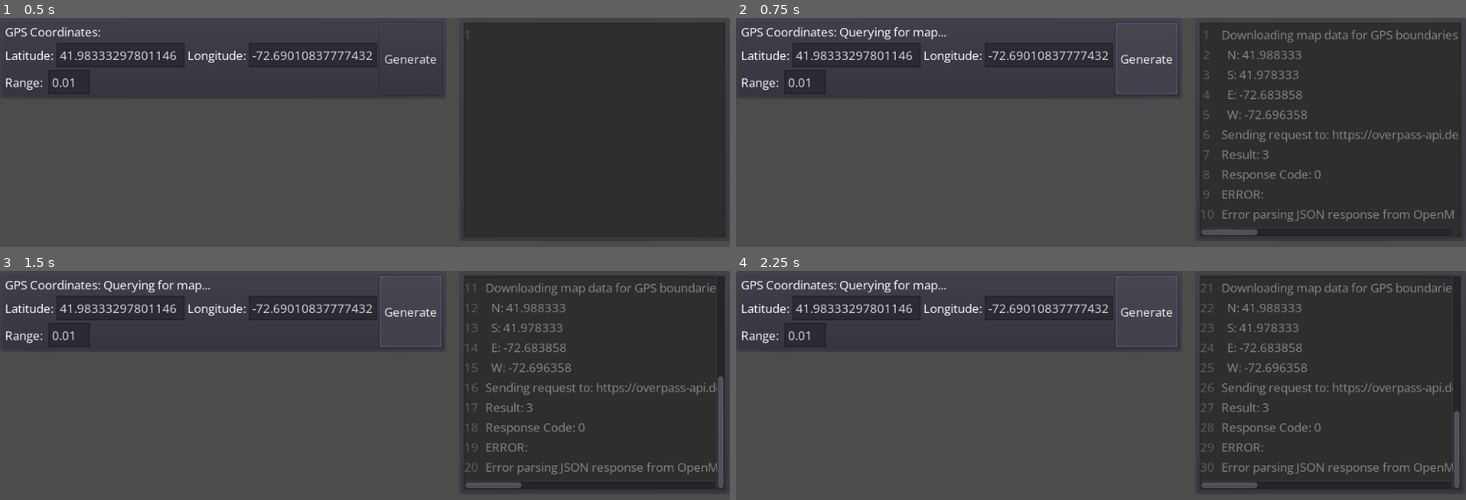
Above: before the commit, frames 1-4 (two rows, left to right).
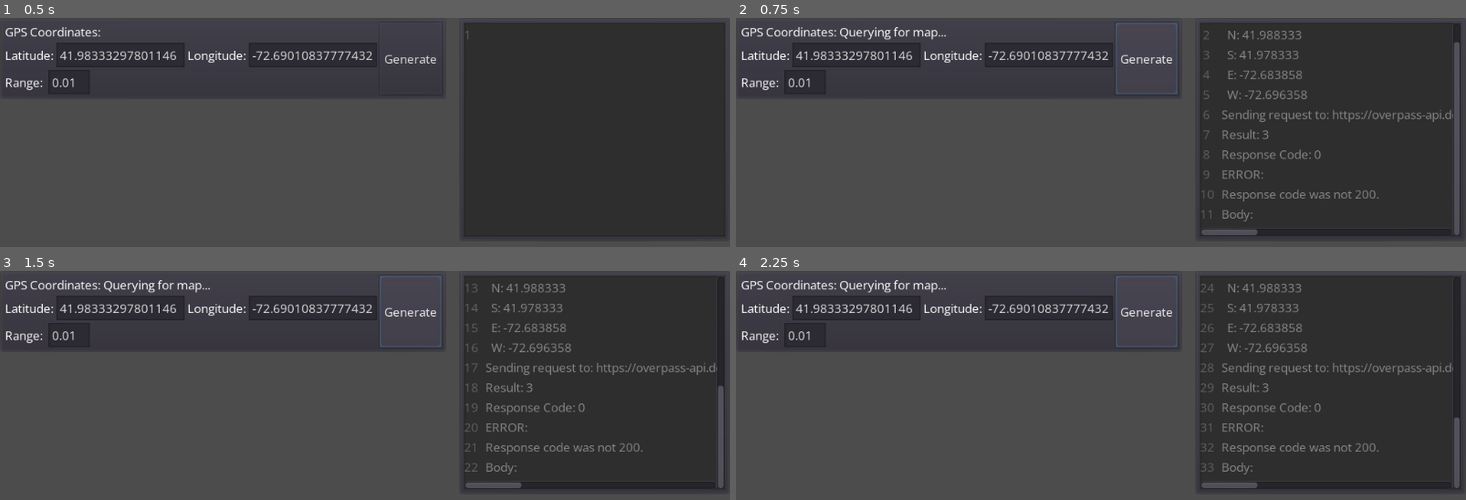
Above: after the commit, the same moments.

Repository: Netruk44/walking-app-proto-v2
Game: Godot game, scene res://scenes/Root.tscn
The game is run twice, just before and just after one commit, with the same random seed, the same clock (stepped at 60 frames per second) and the same inputs.
Inputs:
- Up to frame 1 (0.5 s): no input
- Up to frame 2 (0.75 s): click "Generate" at 0.5 s
- Up to frame 3 (1.5 s): click "Generate" at 1.25 s
- Up to frame 4 (2.25 s): click "Generate" at 2 s

Frame 1 is identical in both runs. In frame 2, 3.9% of the frame differs, in the area x 63-100%, y 5-95%; in frame 3, 3.3%; in frame 4, 3.3%.

Commit message:
Display error when OpenMapsAPI returns non-200

Diff:
--- a/scripts/OpenMapsApi.gd
+++ b/scripts/OpenMapsApi.gd
@@ -7,7 +7,6 @@
 export var overpass_api_url = "https://overpass-api.de/api/interpreter"
 var request_running = false
 var request_coords = null
-#var current_closure = null
 
 
 func on_info(txt):
@@ -19,11 +18,9 @@
 func is_running():
 	return request_running
 
-
 func _init():
 	self.request_running = false;
 	self.request_coords = null;
-	#self.current_closure = null;
 
 func GetHighwaysInGpsRect(rect):
 	if self.request_running:
@@ -47,13 +44,17 @@
 	self.on_info("Sending request to: %s" % query_url)
 	self.request_running = true
 	self.request_coords = rect
-	#self.current_closure = closure
 	$HTTPRequest.request(query_url)
 
 func _on_HTTPRequest_request_completed(result, response_code, headers, body):
 	self.on_info("Result: %s" % result)
 	self.on_info("Response Code: %s" % response_code)
 	self.request_running = false
+
+	if response_code != 200:
+		self.on_error("Response code was not 200.")
+		self.on_info("Body: %s" % body.get_string_from_utf8())
+		return
 
 	var json_parse_result = JSON.parse(body.get_string_from_utf8())
 
@@ -63,7 +64,3 @@
 		emit_signal("on_map_data", json_parse_result.result, self.request_coords)
 
 	self.request_coords = null
-
-	#assert(self.current_closure != null)
-	#self.current_closure(result_object)
-	#self.current_closure = null
